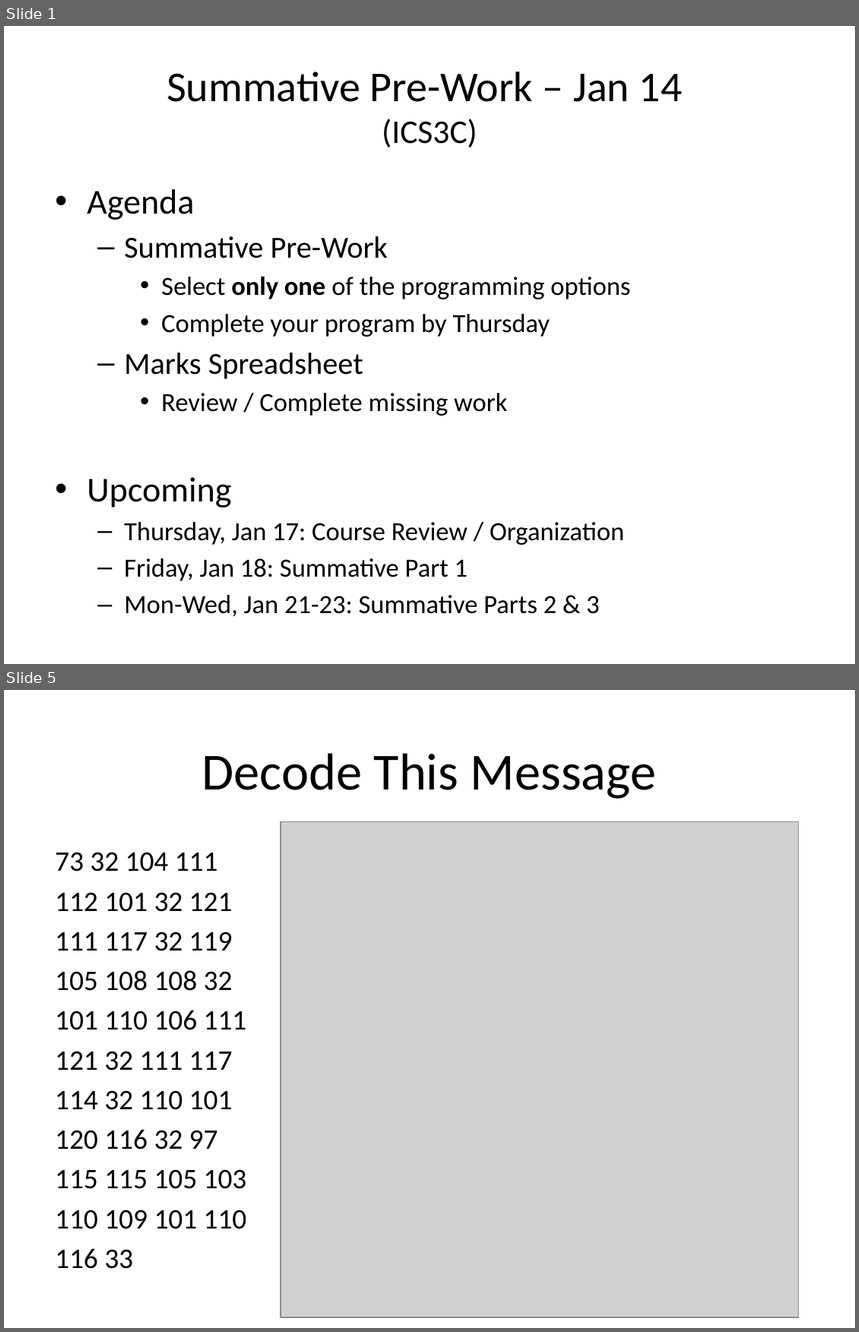
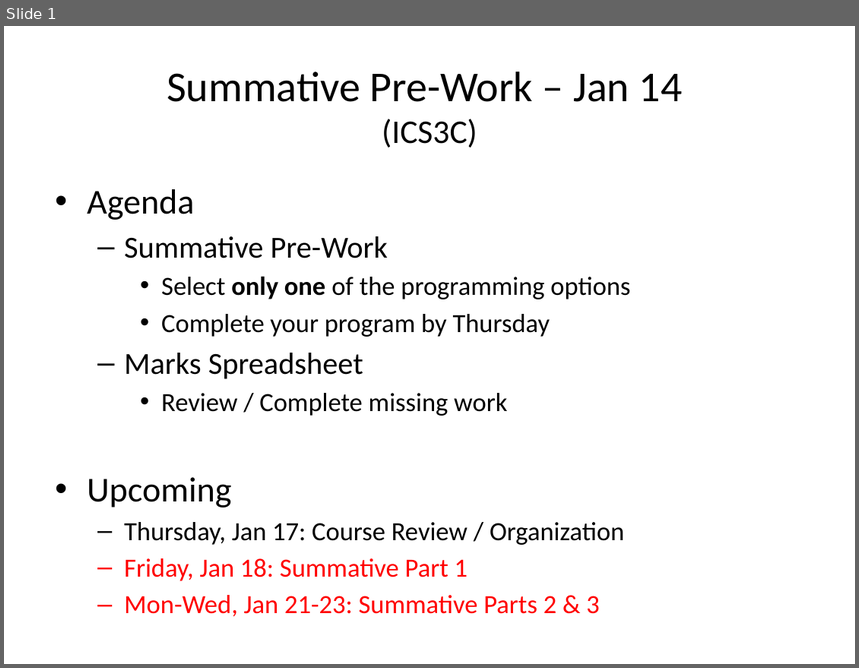
Before and after one commit to Greg5519/Old3C, a slide deck: Daily Agendas/Day18.1_SummativePreWork.pptx. Shown one above the other, each under a label of ours: slides 1 and 5 before the commit, slide 1 after it; the slides between them are not shown. The pictures are 859x1332 and 859x668 pixels, drawn with LibreOffice and Linux fonts; fonts in the diff are those of the drawing; grey boxes stand for pictures. Boxes give left, top, right and bottom in pixels: in the first picture for what was removed or moved away, otherwise in the second. Text is boxed around its words. In the diff, an @@ line names an element or a change of style, - is before the commit and + after.

```diff
--- a/Daily Agendas/Day18.1_SummativePreWork.pptx
+++ b/Daily Agendas/Day18.1_SummativePreWork.pptx
@@ slide 5 removed at [4,690,855,1328], background #FFFFFF @@
@@ title removed at [202,753,657,799] @@
-Decode This Message
@@ picture removed at [281,822,798,1319] @@
@@ text removed at [55,852,247,1269] @@
-73 32 104 111
-112 101 32 121
-111 117 32 119
-105 108 108 32
-101 110 106 111
-121 32 111 117
-114 32 110 101
-120 116 32 97
-115 115 105 103
-110 109 101 110
-116 33
@@ slide 1 changed as well @@
@@ text at [124,559,599,617]: text colour #000000 to #FF0000 in "Friday, Jan 18: Summative Part 1", "Mon-Wed, Jan 21-23: Summative Parts 2 & ..." @@
```
Also in this commit, not shown: 1 other slide changed, 1 slide added, 3 other slides removed, 1 other file.
